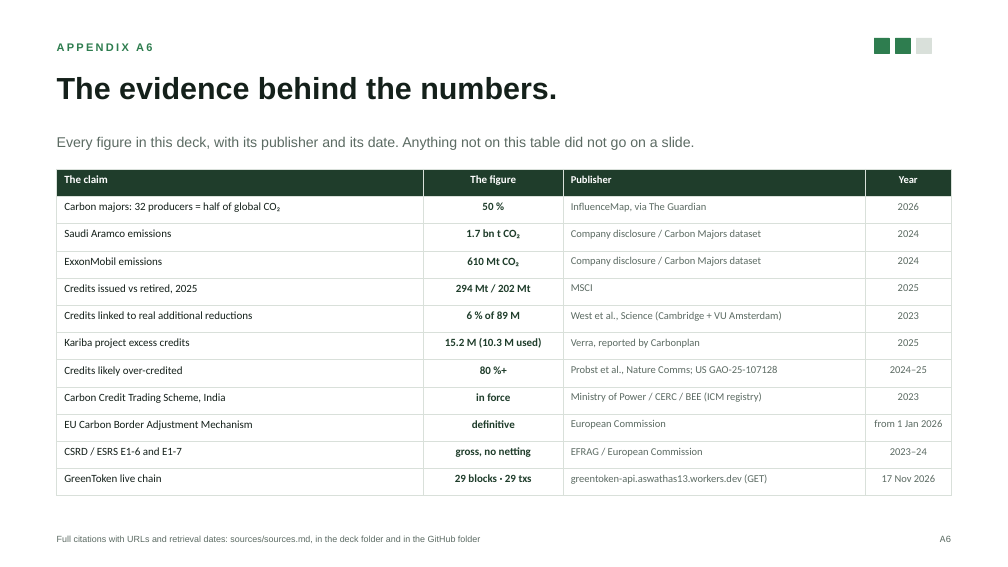
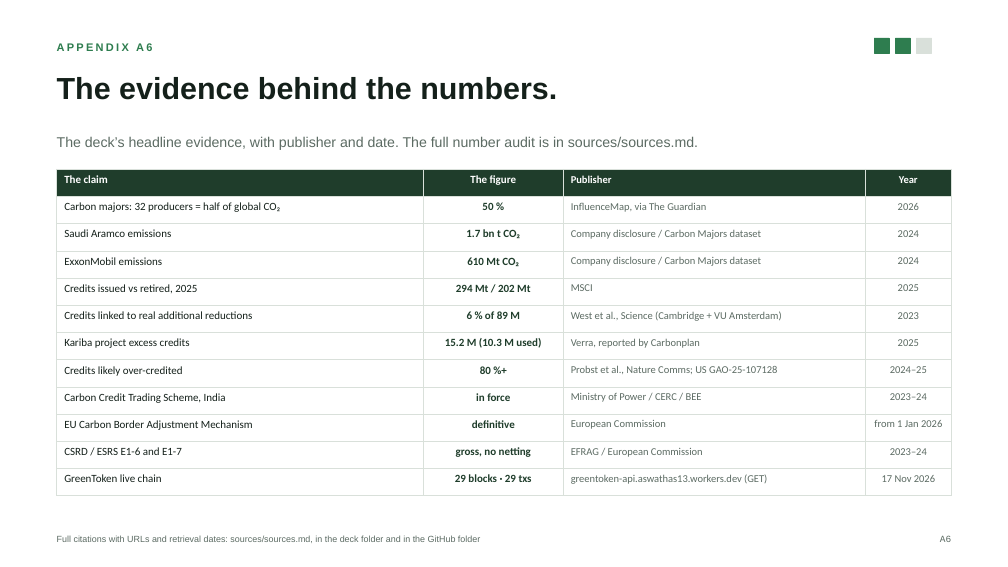
Before and after one commit to aswathas/greentoken, a slide deck: slide 19 of smartcontracts/deck/SmartContract-A-Promise-That-Keeps-Itself.pptx. Drawn at 1008x567 pixels with LibreOffice and Linux fonts; fonts in the diff are those of the drawing. Boxes give left, top, right and bottom in pixels: in the first picture for what was removed or moved away, otherwise in the second. Text is boxed around its words. In the diff, an @@ line names an element or a change of style, - is before the commit and + after.

```diff
--- a/smartcontracts/deck/SmartContract-A-Promise-That-Keeps-Itself.pptx
+++ b/smartcontracts/deck/SmartContract-A-Promise-That-Keeps-Itself.pptx
@@ text at (x1=57, y1=136, x2=698, y2=150): text changed @@
-Every figure in this deck, with its publisher and its date. Anything not on this table did not go on a slide.
+The deck’s headline evidence, with publisher and date. The full number audit is in sources/sources.md.
@@ table at (x1=57, y1=169, x2=951, y2=488) @@
-row 9, column 3: Ministry of Power / CERC / BEE (ICM registry)
+row 9, column 3: Ministry of Power / CERC / BEE
-row 9, column 4: 2023
+row 9, column 4: 2023–24
```
Also in this commit, not shown: 5 other slides changed, 12 other files.
